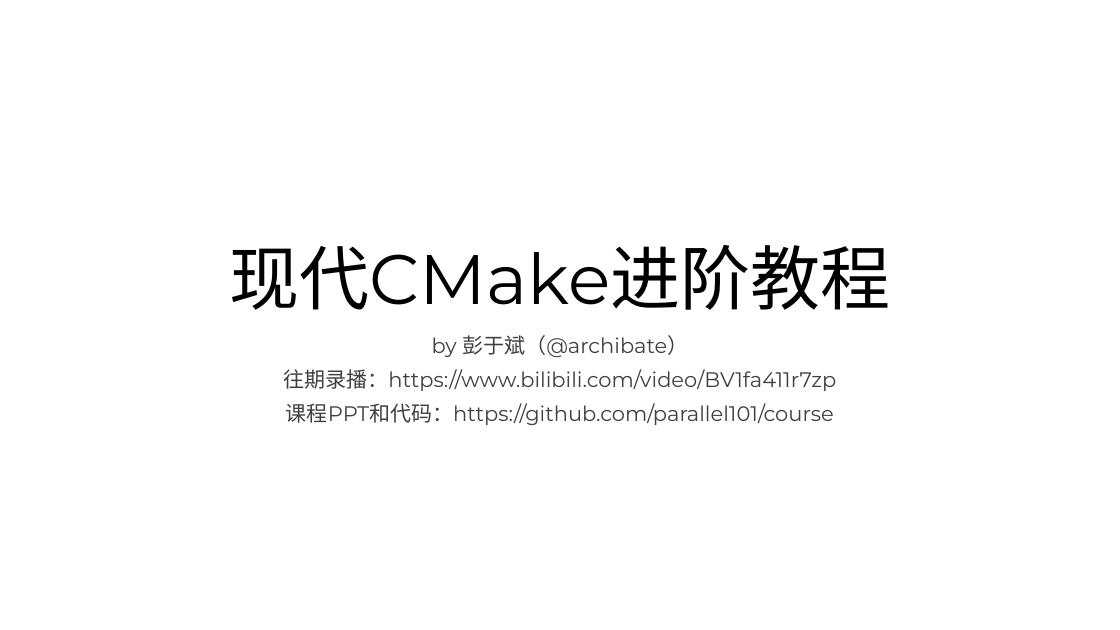
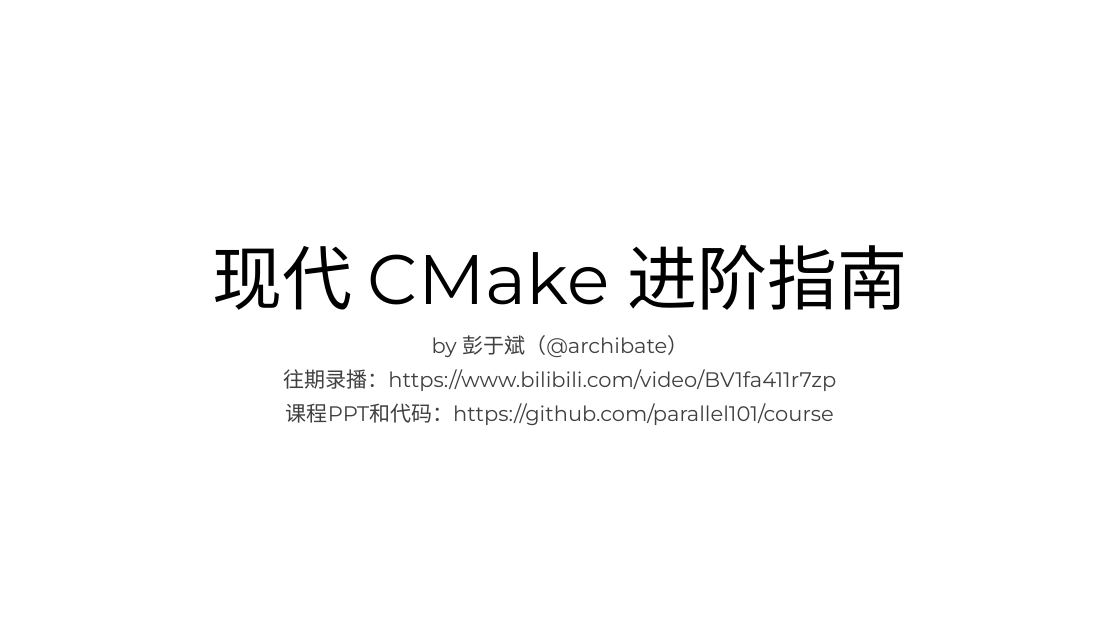
Before and after one commit to parallel101/course, a slide deck: slide 1 of 11/slides.pptx. Drawn at 1120x630 pixels with LibreOffice and Linux fonts; fonts in the diff are those of the drawing. Boxes give left, top, right and bottom in pixels: in the first picture for what was removed or moved away, otherwise in the second. Text is boxed around its words. In the diff, an @@ line names an element or a change of style, - is before the commit and + after.

```diff
--- a/11/slides.pptx
+++ b/11/slides.pptx
@@ title at (212,245,908,310): text changed @@
-现代CMake进阶教程
+现代 CMake 进阶指南
```
Also in this commit, not shown: 1 other slide changed, 17 slides added, 2 other files.
